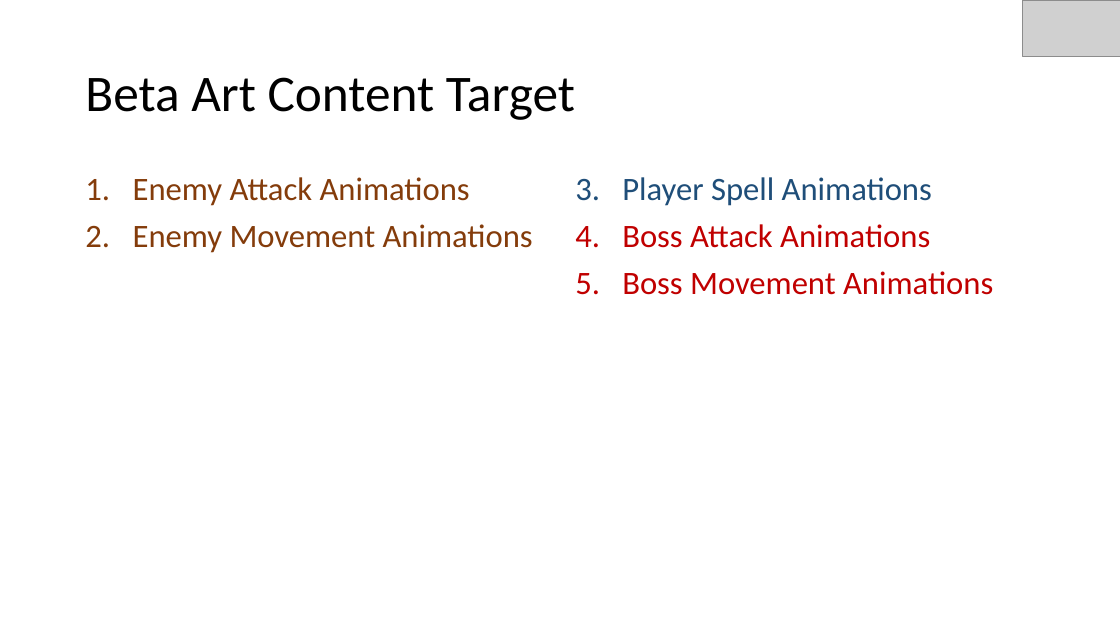
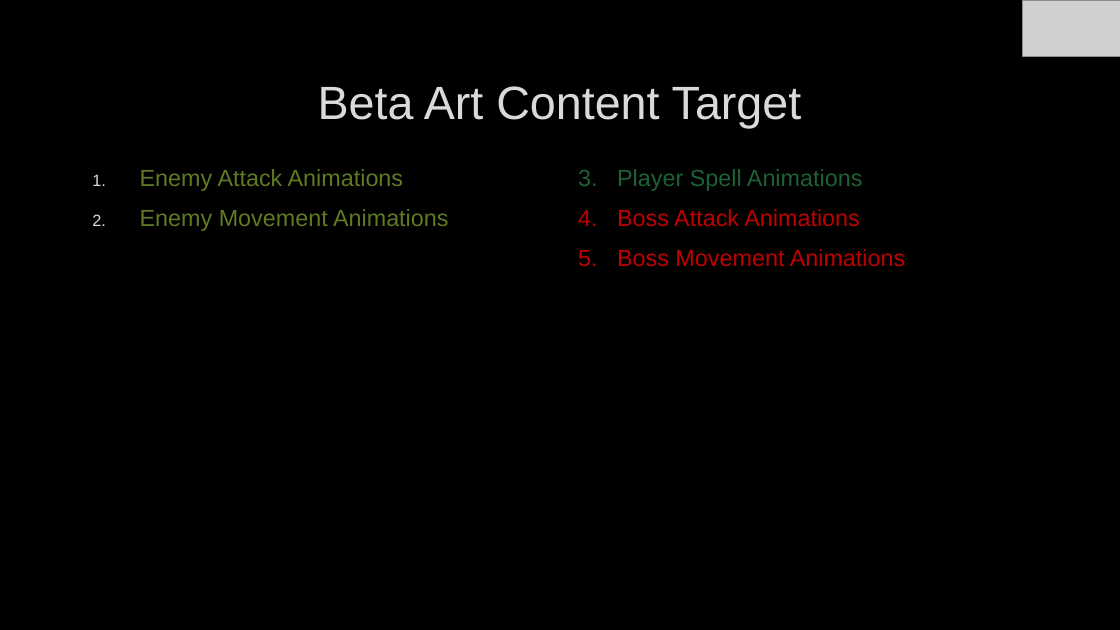
Before and after one commit to EliAnonymouse17/GDAfinal, a slide deck: slide 11 of Documentation/PresentationAlpha.pptx. Drawn at 1120x630 pixels with LibreOffice and Linux fonts; fonts in the diff are those of the drawing; grey boxes stand for pictures; background and template pictures are left out. Boxes give left, top, right and bottom in pixels: in the first picture for what was removed or moved away, otherwise in the second. Text is boxed around its words. In the diff, an @@ line names an element or a change of style, - is before the commit and + after.

```diff
--- a/Documentation/PresentationAlpha.pptx
+++ b/Documentation/PresentationAlpha.pptx
@@ background #FFFFFF to picture (left out) @@
@@ title "Beta Art Content Target": place and size @@
-title "Beta Art Content Target" at (85,77,575,120)
+title "Beta Art Content Target" at (318,86,802,128)
@@ title "Beta Art Content Target" at (318,86,802,128): size 44 to 40 pt, font Calibri to Arial, text colour #000000 to #DADADA, letter outline none to #404040 0.75 pt; alignment left to centre; line spacing 0.9 to 1 @@
@@ text "Enemy Attack Animations": place and size @@
-text "Enemy Attack Animations" at (133,177,533,253)
+text "Enemy Attack Animations" at (140,169,449,231)
@@ text "Enemy Attack Animations" at (140,169,449,231): size 28 to 20 pt, font Calibri to Arial, text colour #843C0B to #607A22, letter outline none to #404040 0.75 pt; line spacing 0.9 to 1 @@
@@ text "3. Player Spell Animations": place and size @@
-text "3. Player Spell Animations" at (575,177,993,295)
+text "3. Player Spell Animations" at (578,169,906,266)
@@ text "3. Player Spell Animations" at (578,169,906,266): size 28 to 20 pt, font Calibri to Arial, letter outline none to #404040 0.75 pt; text colour #1F4E79 to #1F6136 in "3. Player Spell Animations"; line spacing 0.9 to 1 @@
```
Also in this commit, not shown: 11 other slides changed, 4 other files.
